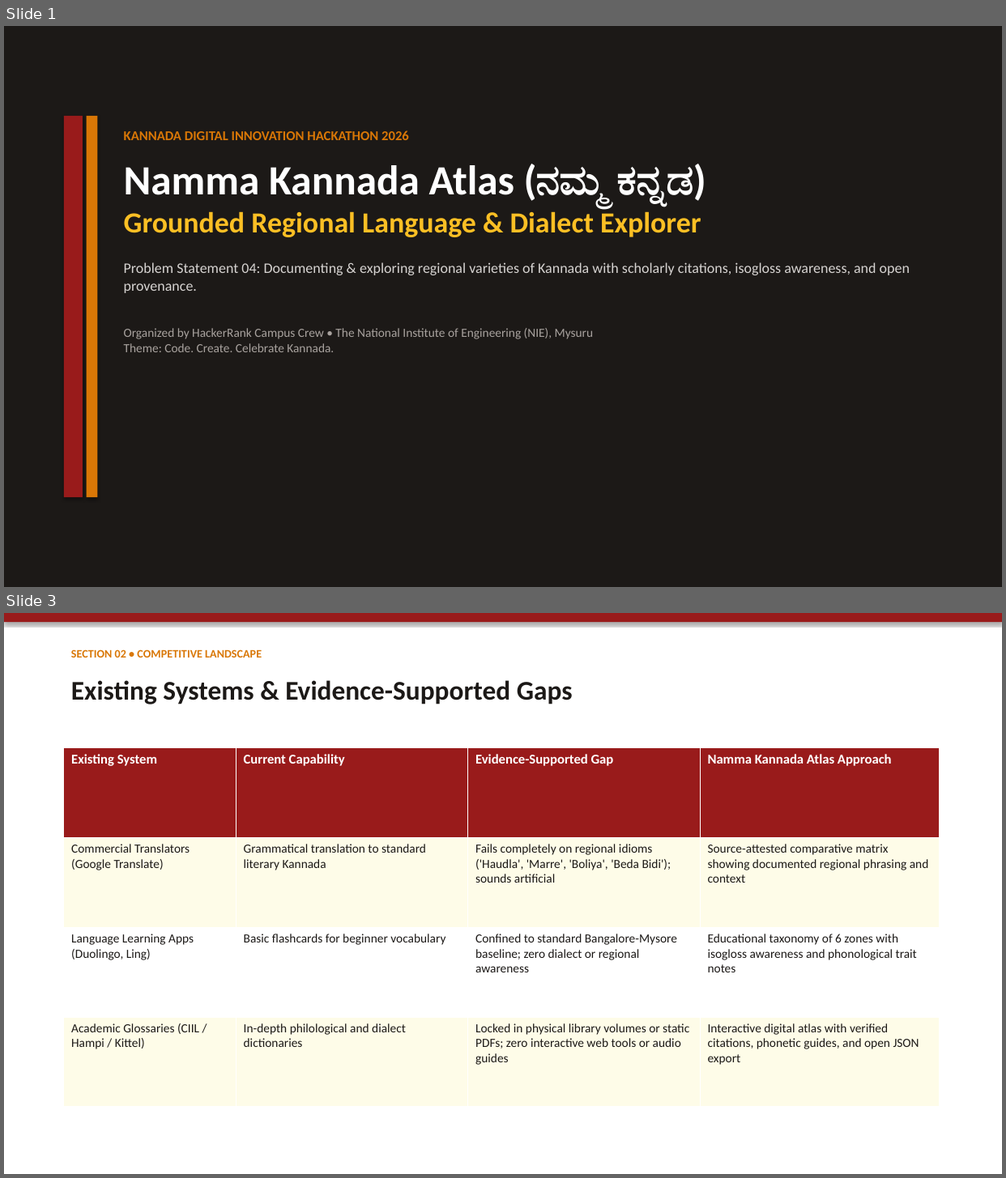
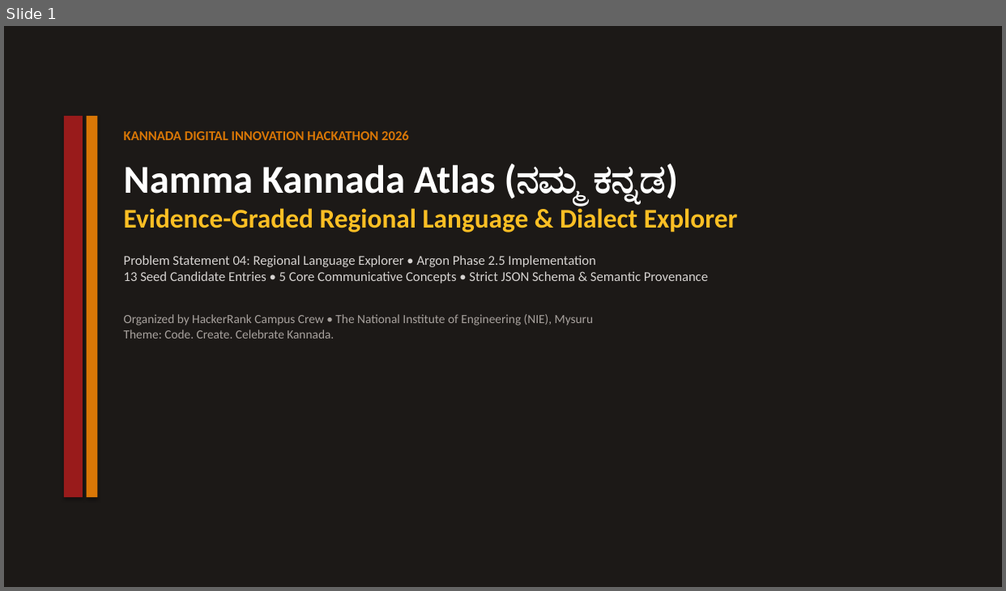
Before and after one commit to anandaram240-wq/yatrika-ai, a slide deck: Namma_Kannada_Regional_Explorer_Presentation.pptx. Shown one above the other, each under a label of ours: slides 1 and 3 before the commit, slide 1 after it; the slides between them are not shown. The pictures are 1006x1178 and 1006x591 pixels, drawn with LibreOffice and Linux fonts; fonts in the diff are those of the drawing. Boxes give left, top, right and bottom in pixels: in the first picture for what was removed or moved away, otherwise in the second. Text is boxed around its words. In the diff, an @@ line names an element or a change of style, - is before the commit and + after.

Commit message:
feat(phase-2.5): Implement Argon Phase 2.5 evidence-graded architecture, reconciled 13-entry dataset, sparse comparator matrix, semantic validator, and quarantined backlog

```diff
--- a/Namma_Kannada_Regional_Explorer_Presentation.pptx
+++ b/Namma_Kannada_Regional_Explorer_Presentation.pptx
@@ slide 3 removed at box(4, 613, 1002, 1174), background #FFFFFF @@
@@ rectangle removed at box(4, 613, 1002, 622) @@
@@ text removed at box(71, 649, 262, 658) @@
-SECTION 02 • COMPETITIVE LANDSCAPE
@@ text removed at box(71, 680, 573, 705) @@
-Existing Systems & Evidence-Supported Gaps
@@ table removed at box(64, 747, 940, 1107), 4 rows, 4 columns @@
-Existing System | Current Capability | Evidence-Supported Gap | Namma Kannada Atlas Approach
-Commercial Translators (Google Translate) | Grammatical translation to standard literary Kannada | Fails completely on regional idioms ('Haudla', 'Marre', 'Boliya', 'Beda Bidi'); sounds artificial | Source-attested comparative matrix showing documented regional phrasing and context
-Language Learning Apps (Duolingo, Ling) | Basic flashcards for beginner vocabulary | Confined to standard Bangalore-Mysore baseline; zero dialect or regional awareness | Educational taxonomy of 6 zones with isogloss awareness and phonological trait notes
-Academic Glossaries (CIIL / Hampi / Kittel) | In-depth philological and dialect dictionaries | Locked in physical library volumes or static PDFs; zero interactive web tools or audio guides | Interactive digital atlas with verified citations, phonetic guides, and open JSON export
@@ slide 1 changed as well @@
@@ text at box(124, 164, 678, 339): size 40 to 38 pt in "Namma Kannada Atlas (ನಮ್ಮ ಕನ್ನಡ)"; less space between paragraphs @@
@@ text at box(124, 206, 738, 284): text changed; size 14 to 13 pt @@
-Grounded Regional Language & Dialect Explorer
-Problem Statement 04: Documenting & exploring regional varieties of Kannada with scholarly citations, isogloss awareness, and open provenance.
+Evidence-Graded Regional Language & Dialect Explorer
+Problem Statement 04: Regional Language Explorer • Argon Phase 2.5 Implementation
+13 Seed Candidate Entries • 5 Core Communicative Concepts • Strict JSON Schema & Semantic Provenance
```
Also in this commit, not shown: 3 other slides changed, 2 slides added, 1 other slide removed, 23 other files.
